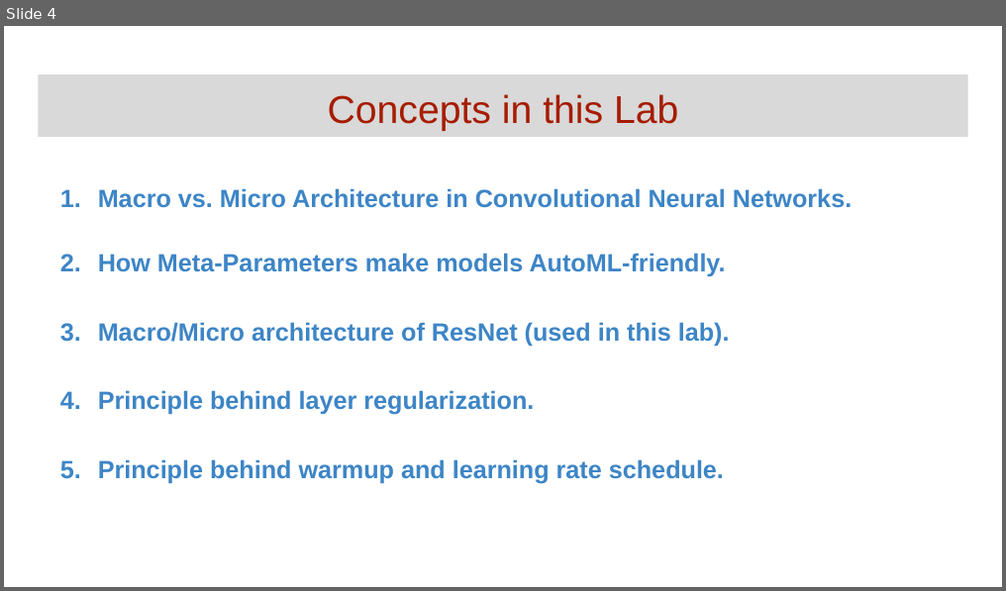
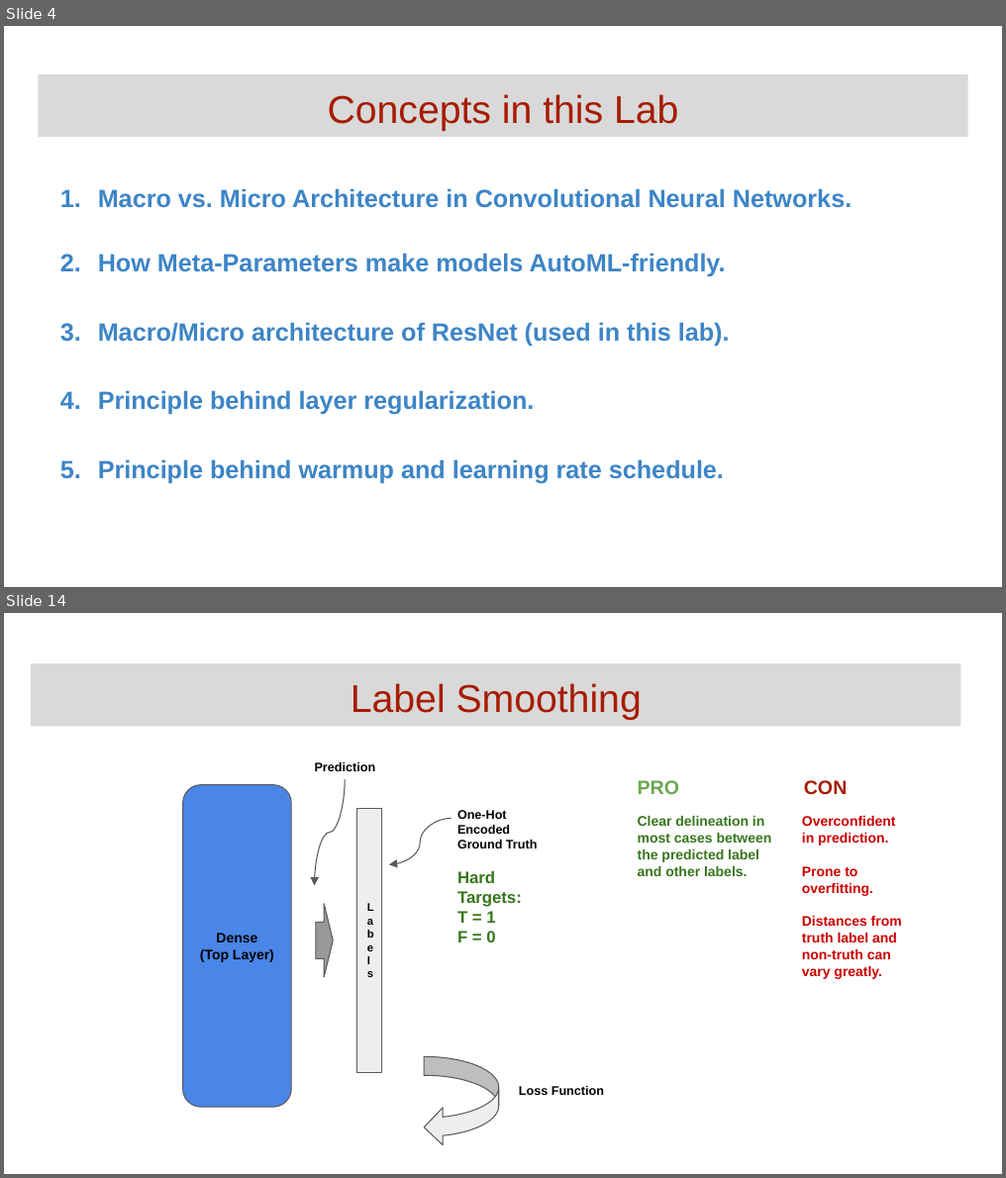
Before and after one commit to GoogleCloudPlatform/keras-idiomatic-programmer, a slide deck: community-labs/Community Lab - Regularization.pptx. Shown one above the other, each under a label of ours: slide 4 before the commit, slides 4 and 14 after it; the slides between them are not shown. The pictures are 1006x591 and 1006x1178 pixels, drawn with LibreOffice and Linux fonts; fonts in the diff are those of the drawing. Boxes give left, top, right and bottom in pixels: in the first picture for what was removed or moved away, otherwise in the second. Text is boxed around its words. In the diff, an @@ line names an element or a change of style, - is before the commit and + after.

```diff
--- a/community-labs/Community Lab - Regularization.pptx
+++ b/community-labs/Community Lab - Regularization.pptx
@@ slide 14 added at (x1=4, y1=613, x2=1002, y2=1174), background #FFFFFF @@
@@ title added at (x1=31, y1=663, x2=961, y2=727), fill #D9D9D9, 28 pt, text #A61C00 @@
+Label Smoothing
@@ rounded rectangle added at (x1=182, y1=784, x2=291, y2=1107), fill #4A86E8, outline #595959 0.75 pt, 10 pt, text #000000, bold @@
+Dense
+(Top Layer)
@@ curved arrow added from (345, 779) to (314, 885), #595959 0.75 pt @@
@@ text added at (x1=315, y1=762, x2=376, y2=771), 9 pt, text #000000, bold @@
+Prediction
@@ text added at (x1=638, y1=780, x2=847, y2=795), 14 pt, text #6AA84F, bold @@
+PRO CON
@@ rectangle added at (x1=357, y1=809, x2=381, y2=1073), fill #EEEEEE, outline #595959 0.75 pt, 8 pt, text #000000, bold @@
+Labels
@@ curved arrow added from (451, 819) to (389, 864), #595959 0.75 pt @@
@@ text added at (x1=457, y1=810, x2=538, y2=943), 9 pt, text #000000, bold @@
+One-Hot Encoded Ground Truth
+Hard Targets:
+T = 1
+F = 0
@@ text added at (x1=638, y1=816, x2=772, y2=876), 10 pt, text #38761D, bold @@
+Clear delineation in most cases between the predicted label and other labels.
@@ text added at (x1=802, y1=816, x2=902, y2=979), 10 pt, text #CC0000, bold @@
+Overconfident in prediction.
+Prone to overfitting.
+Distances from truth label and non-truth can vary greatly.
@@ down arrow added at (x1=316, y1=904, x2=333, y2=977), fill #999999, outline #595959 0.75 pt @@
@@ curved down arrow added at (x1=425, y1=1057, x2=499, y2=1147), fill #EEEEEE, outline #595959 0.75 pt @@
@@ text added at (x1=519, y1=1086, x2=604, y2=1095), 9 pt, text #000000, bold @@
+Loss Function
```
Also in this commit, not shown: 10 other slides added.
